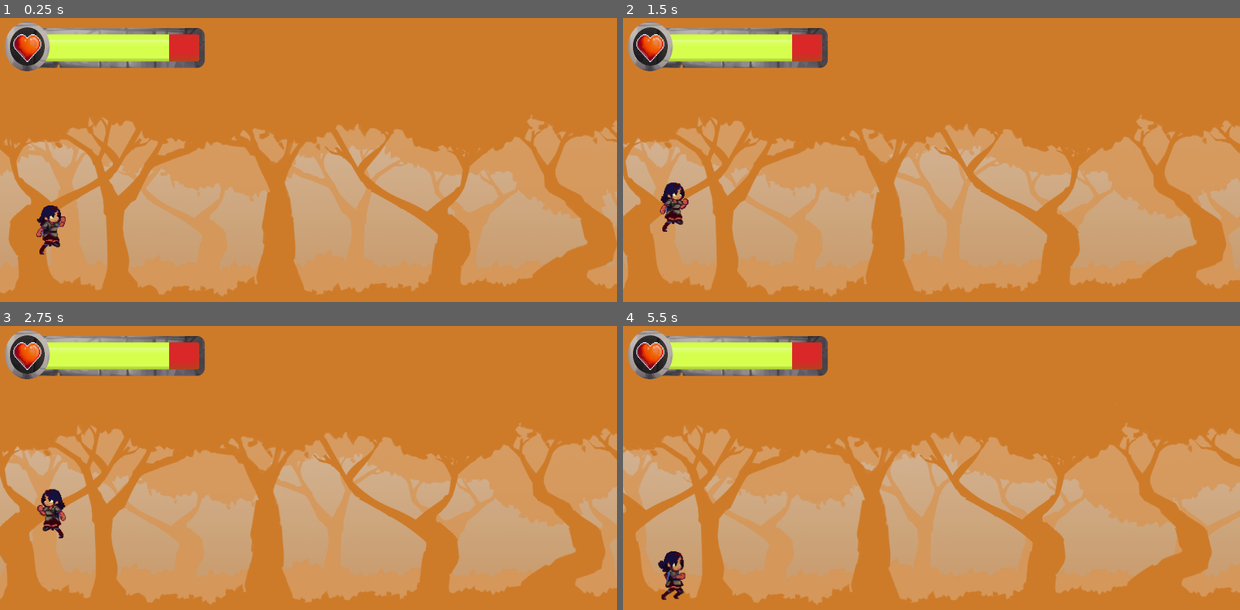
Above: before the commit, frames 1-4 (two rows, left to right).
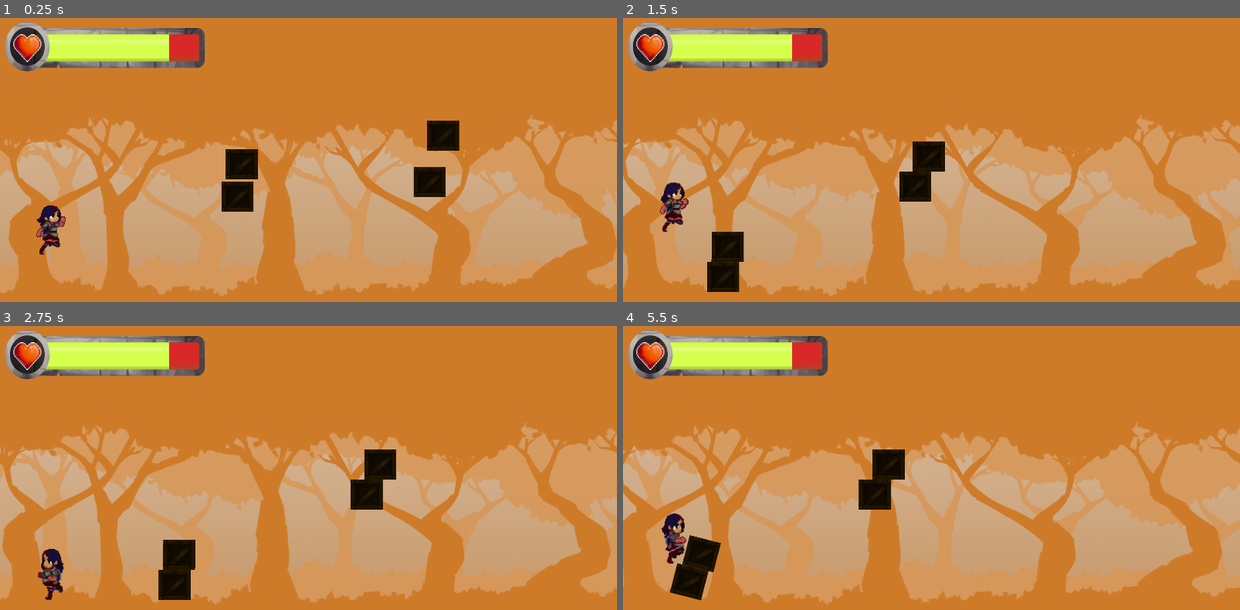
Above: after the commit, the same moments.

Repository: mocha4coding/GameOff2024
Game: Godot game, scene res://scenes/playground.tscn
Two runs of this game, one before a commit and one after it. Both use one fixed random seed, a clock stepped at 60 frames per second and the inputs below. The project has no main scene, so this scene is started directly.
Inputs:
- Up to frame 1 (0.25 s): no input
- Up to frame 2 (1.5 s): hold E (interact, bound only after the commit) 0.53-1.28 s; hold D (right) from 0.53 s (still down); tap Space (attack) at 0.6 s; tap W (jump) at 0.77, 1.07 s; tap E (interact, bound only after the commit) at 1.35 s
- Up to frame 3 (2.75 s): tap W (jump) at 1.52, 1.55, 1.82, 2.1 s; release D (right) at 2.03 s; hold A (left) from 2.03 s (still down); tap Space (attack) at 2.3 s
- Up to frame 4 (5.5 s): release A (left) at 2.78 s; hold D (right) 2.78-4.28 s; tap Space (attack) at 2.85, 4.35 s; tap W (jump) at 3.02, 3.32, 3.77, 3.8, 4.07, 4.52, 4.82 s; tap E (interact, bound only after the commit) at 3.05 s; hold E (interact, bound only after the commit) 3.53-4.28 s; hold A (left) 4.28-5.03 s; hold D (right) from 5.03 s (still down); hold E (interact, bound only after the commit) from 5.03 s (still down)

The runs differ from the first frame. In frame 1, 2.2% of the frame differs, in the area x 35-75%, y 36-69%; in frame 2, 2.2%; in frame 3, 16%; in frame 4, 21%, in the area x 0-100%, y 33-99%.

Commit message:
Added animatable door, crate boxes

Diff:
--- a/project/gameoff2024/project.godot
+++ b/project/gameoff2024/project.godot
@@ -44,6 +44,11 @@
 "events": [Object(InputEventKey,"resource_local_to_scene":false,"resource_name":"","device":-1,"window_id":0,"alt_press …(191 unchanged characters)…
 ]
 }
+interact={
+"deadzone": 0.5,
+"events": [Object(InputEventKey,"resource_local_to_scene":false,"resource_name":"","device":-1,"window_id":0,"alt_pressed":false,"shift_pressed":false,"ctrl_pressed":false,"meta_pressed":false,"pressed":false,"keycode":0,"physical_keycode":69,"key_label":0,"unicode":101,"location":0,"echo":false,"script":null)
+]
+}
 
 [rendering]
 
--- /dev/null
+++ b/project/gameoff2024/scenes/animatable_door.tscn
@@ -0,0 +1,63 @@
+[gd_scene load_steps=8 format=3 uid="uid://xt050ibvxkdi"]
+
+[ext_resource type="Texture2D" uid="uid://chxwrgjf66m4b" path="res://assets/decorations/DoorWithoutGate.png" id="1_3d4vi"]
+[ext_resource type="Script" path="res://scripts/animatable_door.gd" id="1_c58ms"]
+[ext_resource type="Texture2D" uid="uid://csrvn2w124ubl" path="res://assets/decorations/DoorGate.png" id="2_q1yy7"]
+[ext_resource type="Texture2D" uid="uid://dc7ut74cmg72k" path="res://assets/decorations/DoorFrame.png" id="3_tee7b"]
+
+[sub_resource type="Animation" id="Animation_2vb3k"]
+length = 0.001
+tracks/0/type = "value"
+tracks/0/imported = false
+tracks/0/enabled = true
+tracks/0/path = NodePath("GateMoveable:position")
+tracks/0/interp = 1
+tracks/0/loop_wrap = true
+tracks/0/keys = {
+"times": PackedFloat32Array(0),
+"transitions": PackedFloat32Array(1),
+"update": 0,
+"values": [Vector2(0, 0)]
+}
+
+[sub_resource type="Animation" id="Animation_qcmoc"]
+resource_name = "liftGate"
+length = 2.0
+loop_mode = 2
+tracks/0/type = "value"
+tracks/0/imported = false
+tracks/0/enabled = true
+tracks/0/path = NodePath("GateMoveable:position")
+tracks/0/interp = 1
+tracks/0/loop_wrap = true
+tracks/0/keys = {
+"times": PackedFloat32Array(0, 2),
+"transitions": PackedFloat32Array(1, 1),
+"update": 0,
+"values": [Vector2(0, 0), Vector2(0, -168)]
+}
+
+[sub_resource type="AnimationLibrary" id="AnimationLibrary_ij3ub"]
+_data = {
+"RESET": SubResource("Animation_2vb3k"),
+"liftGate": SubResource("Animation_qcmoc")
+}
+
+[node name="AnimatableDoor" type="Node2D"]
+script = ExtResource("1_c58ms")
+
+[node name="Door" type="Sprite2D" parent="."]
+texture = ExtResource("1_3d4vi")
+
+[node name="GateMoveable" type="Sprite2D" parent="."]
+z_as_relative = false
+texture = ExtResource("2_q1yy7")
+
+[node name="DoorFrame" type="Sprite2D" parent="."]
+z_index = 1
+texture = ExtResource("3_tee7b")
+
+[node name="AnimationPlayer" type="AnimationPlayer" parent="."]
+libraries = {
+"": SubResource("AnimationLibrary_ij3ub")
+}
--- /dev/null
+++ b/project/gameoff2024/scenes/box.tscn
@@ -0,0 +1,42 @@
+[gd_scene load_steps=7 format=3 uid="uid://bvj4yyx776uyu"]
+
+[ext_resource type="Texture2D" uid="uid://bbdin4d0ocvj0" path="res://assets/interactables/cube.png" id="1_0s0vx"]
+[ext_resource type="Script" path="res://scripts/box.gd" id="1_dppgj"]
+
+[sub_resource type="PhysicsMaterial" id="PhysicsMaterial_qhuel"]
+
+[sub_resource type="RectangleShape2D" id="RectangleShape2D_7ukpy"]
+size = Vector2(100, 94)
+
+[sub_resource type="RectangleShape2D" id="RectangleShape2D_dtjqv"]
+size = Vector2(128, 94)
+
+[sub_resource type="RectangleShape2D" id="RectangleShape2D_ne4gp"]
+size = Vector2(100, 117)
+
+[node name="Box" type="RigidBody2D"]
+physics_material_override = SubResource("PhysicsMaterial_qhuel")
+script = ExtResource("1_dppgj")
+
+[node name="Sprite2D" type="Sprite2D" parent="."]
+texture = ExtResource("1_0s0vx")
+
+[node name="CollisionShape2D" type="CollisionShape2D" parent="."]
+shape = SubResource("RectangleShape2D_7ukpy")
+
+[node name="playerDetector" type="Area2D" parent="."]
+
+[node name="CollisionShape2D" type="CollisionShape2D" parent="playerDetector"]
+shape = SubResource("RectangleShape2D_dtjqv")
+debug_color = Color(0.662852, 0.510289, 0.148882, 0.42)
+
+[node name="playerDetector2" type="Area2D" parent="."]
+
+[node name="CollisionShape2D" type="CollisionShape2D" parent="playerDetector2"]
+position = Vector2(0, -0.5)
+shape = SubResource("RectangleShape2D_ne4gp")
+
+[connection signal="body_entered" from="playerDetector" to="." method="_on_player_detector_body_entered"]
+[connection signal="body_exited" from="playerDetector" to="." method="_on_player_detector_body_exited"]
+[connection signal="body_entered" from="playerDetector2" to="." method="_on_player_detector_2_body_entered"]
+[connection signal="body_exited" from="playerDetector2" to="." method="_on_player_detector_2_body_exited"]
--- /dev/null
+++ b/project/gameoff2024/scenes/cube.tscn
@@ -0,0 +1,31 @@
+[gd_scene load_steps=5 format=3 uid="uid://bemw4rcxesjxq"]
+
+[ext_resource type="Texture2D" uid="uid://bbdin4d0ocvj0" path="res://assets/interactables/cube.png" id="1_ef2q8"]
+[ext_resource type="Script" path="res://scripts/cube.gd" id="1_nmlg7"]
+
+[sub_resource type="RectangleShape2D" id="RectangleShape2D_repv6"]
+size = Vector2(101, 93)
+
+[sub_resource type="RectangleShape2D" id="RectangleShape2D_4vtv5"]
+size = Vector2(156, 93)
+
+[node name="Cube" type="CharacterBody2D"]
+script = ExtResource("1_nmlg7")
+
+[node name="Sprite2D" type="Sprite2D" parent="."]
+texture = ExtResource("1_ef2q8")
+centered = false
+
+[node name="CollisionShape2D" type="CollisionShape2D" parent="."]
+position = Vector2(50.5, 47.5)
+shape = SubResource("RectangleShape2D_repv6")
+
+[node name="PlayerDetector" type="Area2D" parent="."]
+
+[node name="CollisionShape2D" type="CollisionShape2D" parent="PlayerDetector"]
+position = Vector2(53, 47.5)
+shape = SubResource("RectangleShape2D_4vtv5")
+debug_color = Color(0.693559, 0.494199, 0.110909, 0.42)
+
+[connection signal="body_entered" from="PlayerDetector" to="." method="_on_player_detector_body_entered"]
+[connection signal="body_exited" from="PlayerDetector" to="." method="_on_player_detector_body_exited"]
--- a/project/gameoff2024/scenes/level_1.tscn
+++ b/project/gameoff2024/scenes/level_1.tscn
@@ -14,10 +14,12 @@
 [ext_resource type="Texture2D" uid="uid://ciflncfovalt3" path="res://assets/decorations/spawnpointobstacle.png" id="12_y1nda"]
 [ext_resource type="Texture2D" uid="uid://bvbtqc1rmn2sx" path="res://assets/decorations/spawnPointPalaceGroundFloor.png" id="13_dloec"]
 [ext_resource type="Texture2D" uid="uid://blbdan3pjk4bl" path="res://assets/decorations/spawnPointPalaceGroundFloorWall.png" id="14_g0x1k"]
+[ext_resource type="PackedScene" uid="uid://xt050ibvxkdi" path="res://scenes/animatable_door.tscn" id="15_5sf47"]
 [ext_resource type="Texture2D" uid="uid://csqebe5ssiooe" path="res://assets/decorations/spawnPointPalaceFirstFloor.png" id="15_i38l8"]
 [ext_resource type="Texture2D" uid="uid://dg484bt8pe3d" path="res://assets/decorations/SpawnPointPalaceFirstFloorWall.png" id="16_jug4b"]
 [ext_resource type="Texture2D" uid="uid://365ykemae4ri" path="res://assets/decorations/SpawnPointPalaceFirstFloor_roof.png" id="17_aov13"]
 [ext_resource type="PackedScene" uid="uid://b7c6uw6fb6kg" path="res://scenes/chandelier.tscn" id="18_nhipb"]
+[ext_resource type="PackedScene" uid="uid://bvj4yyx776uyu" path="res://scenes/box.tscn" id="20_ittnv"]
 
 [sub_resource type="CircleShape2D" id="CircleShape2D_mraxs"]
 radius = 325.73
@@ -73,7 +75,7 @@
 position = Vector2(116, 45)
 
 [node name="PlayerDamageZone" parent="." instance=ExtResource("7_vypnl")]
-position = Vector2(1798, 535)
+position = Vector2(3662, 910)
 
 [node name="CollisionShape2D" type="CollisionShape2D" parent="PlayerDamageZone"]
 position = Vector2(322, -14)
@@ -177,7 +179,7 @@
 polygon = PackedVector2Array(1681, 898, 2005, 724, 2005, 682, 3644, 682, 3641, 1033, 1672, 997)
 
 [node name="SpawnPointPalaceGroundFloorWall" type="Node2D" parent="LevelDecorations"]
-z_index = -1
+z_index = -3
 
 [node name="Sprite2D" type="Sprite2D" parent="LevelDecorations/SpawnPointPalaceGroundFloorWall"]
 position = Vector2(2837, 542)
@@ -188,6 +190,9 @@
 [node name="CollisionPolygon2D" type="CollisionPolygon2D" parent="LevelDecorations/SpawnPointPalaceGroundFloorWall/StaticBody2D"]
 polygon = PackedVector2Array(3616, 424, 3649, 422, 3648, 684, 3612, 684)
 
+[node name="AnimatableDoor" parent="LevelDecorations/SpawnPointPalaceGroundFloorWall" instance=ExtResource("15_5sf47")]
+position = Vector2(3509, 565)
+
 [node name="SpawnPointPalaceFirstFloor_floor" type="Node2D" parent="LevelDecorations"]
 position = Vector2(-33, 1)
 
@@ -206,6 +211,7 @@
 polygon = PackedVector2Array(3648, 352, 3926, 347, 3924, 418, 3648, 421)
 
 [node name="SpawnPointPalaceFirstFloor_wall" type="Node2D" parent="LevelDecorations"]
+z_index = -1
 
 [node name="Sprite2D" type="Sprite2D" parent="LevelDecorations/SpawnPointPalaceFirstFloor_wall"]
 z_index = -2
@@ -246,3 +252,9 @@
 [node name="AnimatedSprite2D4" parent="LevelDecorations/Chandelier" instance=ExtResource("18_nhipb")]
 z_index = -1
 position = Vector2(2970, 471)
+
+[node name="Box" parent="." instance=ExtResource("20_ittnv")]
+position = Vector2(2048, 632)
+
+[node name="Box2" parent="." instance=ExtResource("20_ittnv")]
+position = Vector2(2075, 512)
--- a/project/gameoff2024/scenes/player.tscn
+++ b/project/gameoff2024/scenes/player.tscn
@@ -1,9 +1,10 @@
-[gd_scene load_steps=25 format=3 uid="uid://devkms374nn81"]
+[gd_scene load_steps=36 format=3 uid="uid://devkms374nn81"]
 
 [ext_resource type="Texture2D" uid="uid://duontlnl0xwhq" path="res://assets/player/walk.png" id="1_6geto"]
 [ext_resource type="Script" path="res://scripts/player.gd" id="1_7tms0"]
 [ext_resource type="Texture2D" uid="uid://dxk4651u62nv" path="res://assets/player/idle.png" id="2_jc16p"]
 [ext_resource type="Texture2D" uid="uid://cxpcx0p7u1sx6" path="res://assets/player/jump.png" id="3_xa4u2"]
+[ext_resource type="Texture2D" uid="uid://pciospdhjkdw" path="res://assets/player/push.png" id="4_lpifg"]
 
 [sub_resource type="CapsuleShape2D" id="CapsuleShape2D_7txes"]
 radius = 32.0
@@ -49,6 +50,46 @@
 atlas = ExtResource("3_xa4u2")
 region = Rect2(1235, 0, 247, 158)
 
+[sub_resource type="AtlasTexture" id="AtlasTexture_w7u0m"]
+atlas = ExtResource("4_lpifg")
+region = Rect2(988, 0, 247, 158)
+
+[sub_resource type="AtlasTexture" id="AtlasTexture_5v6ue"]
+atlas = ExtResource("4_lpifg")
+region = Rect2(741, 0, 247, 158)
+
+[sub_resource type="AtlasTexture" id="AtlasTexture_f8duo"]
+atlas = ExtResource("4_lpifg")
+region = Rect2(494, 0, 247, 158)
+
+[sub_resource type="AtlasTexture" id="AtlasTexture_cyurl"]
+atlas = ExtResource("4_lpifg")
+region = Rect2(247, 0, 247, 158)
+
+[sub_resource type="AtlasTexture" id="AtlasTexture_3cn2a"]
+atlas = ExtResource("4_lpifg")
+region = Rect2(0, 0, 247, 158)
+
+[sub_resource type="AtlasTexture" id="AtlasTexture_apy5s"]
+atlas = ExtResource("4_lpifg")
+region = Rect2(0, 0, 247, 158)
+
+[sub_resource type="AtlasTexture" id="AtlasTexture_d7uha"]
+atlas = ExtResource("4_lpifg")
+region = Rect2(247, 0, 247, 158)
+
+[sub_resource type="AtlasTexture" id="AtlasTexture_rw28b"]
+atlas = ExtResource("4_lpifg")
+region = Rect2(494, 0, 247, 158)
+
+[sub_resource type="AtlasTexture" id="AtlasTexture_7bhiw"]
+atlas = ExtResource("4_lpifg")
+region = Rect2(741, 0, 247, 158)
+
+[sub_resource type="AtlasTexture" id="AtlasTexture_x3cw0"]
+atlas = ExtResource("4_lpifg")
+region = Rect2(988, 0, 247, 158)
+
 [sub_resource type="AtlasTexture" id="AtlasTexture_6vjd0"]
 atlas = ExtResource("1_6geto")
 region = Rect2(0, 0, 247, 158)
@@ -117,6 +158,46 @@
 }],
 "loop": true,
 "name": &"jump",
+"speed": 5.0
+}, {
+"frames": [{
+"duration": 1.0,
+"texture": SubResource("AtlasTexture_w7u0m")
+}, {
+"duration": 1.0,
+"texture": SubResource("AtlasTexture_5v6ue")
+}, {
+"duration": 1.0,
+"texture": SubResource("AtlasTexture_f8duo")
+}, {
+"duration": 1.0,
+"texture": SubResource("AtlasTexture_cyurl")
+}, {
+"duration": 1.0,
+"texture": SubResource("AtlasTexture_3cn2a")
+}],
+"loop": true,
+"name": &"pull",
+"speed": 5.0
+}, {
+"frames": [{
+"duration": 1.0,
+"texture": SubResource("AtlasTexture_apy5s")
+}, {
+"duration": 1.0,
+"texture": SubResource("AtlasTexture_d7uha")
+}, {
+"duration": 1.0,
+"texture": SubResource("AtlasTexture_rw28b")
+}, {
+"duration": 1.0,
+"texture": SubResource("AtlasTexture_7bhiw")
+}, {
+"duration": 1.0,
+"texture": SubResource("AtlasTexture_x3cw0")
+}],
+"loop": true,
+"name": &"push",
 "speed": 5.0
 }, {
 "frames": [{
@@ -158,7 +239,8 @@
 
 [node name="AnimatedSprite2D" type="AnimatedSprite2D" parent="."]
 sprite_frames = SubResource("SpriteFrames_i04jy")
-animation = &"jump"
+animation = &"pull"
+frame_progress = 0.0604743
 
 [node name="HitArea" type="Area2D" parent="."]
 
--- a/project/gameoff2024/scenes/playground.tscn
+++ b/project/gameoff2024/scenes/playground.tscn
@@ -7,6 +7,8 @@
 [ext_resource type="Texture2D" uid="uid://btx1bmu3o53c8" path="res://assets/parallax/Layer 0.png" id="5_jvji4"]
 [ext_resource type="PackedScene" uid="uid://2maeoqd05oi6" path="res://scenes/player_health_bar.tscn" id="6_8w7ww"]
 [ext_resource type="PackedScene" uid="uid://j24tbbn6nn3a" path="res://scenes/player_damage_zone.tscn" id="7_frha6"]
+[ext_resource type="PackedScene" uid="uid://bemw4rcxesjxq" path="res://scenes/cube.tscn" id="8_kkon1"]
+[ext_resource type="PackedScene" uid="uid://bvj4yyx776uyu" path="res://scenes/box.tscn" id="9_dhwax"]
 
 [sub_resource type="RectangleShape2D" id="RectangleShape2D_klt5n"]
 size = Vector2(30747, 222)
@@ -23,6 +25,12 @@
 [node name="CollisionShape2D" type="CollisionShape2D" parent="floor"]
 position = Vector2(-1293.5, 768)
 shape = SubResource("RectangleShape2D_klt5n")
+
+[node name="floor2" type="StaticBody2D" parent="."]
+position = Vector2(1335, 197)
+
+[node name="CollisionPolygon2D" type="CollisionPolygon2D" parent="floor2"]
+polygon = PackedVector2Array(-383, 652, 17, 374, 343, 378, 349, 656)
 
 [node name="Player" parent="." node_paths=PackedStringArray("healthBar") instance=ExtResource("1_w8hhe")]
 position = Vector2(275, 632)
@@ -73,3 +81,16 @@
 position = Vector2(322, -14)
 shape = SubResource("CircleShape2D_r4bky")
 debug_color = Color(0.925022, 0.203444, 0.465446, 0.42)
+
+[node name="Cube" parent="." instance=ExtResource("8_kkon1")]
+position = Vector2(1402, 432)
+
+[node name="Cube2" parent="." instance=ExtResource("8_kkon1")]
+position = Vector2(1444, 287)
+
+[node name="Box" parent="." instance=ExtResource("9_dhwax")]
+position = Vector2(854, 529)
+
+[node name="Box2" parent="." instance=ExtResource("9_dhwax")]
+position = Vector2(868, 427)
+mass = 3.0
--- /dev/null
+++ b/project/gameoff2024/scripts/animatable_door.gd
@@ -0,0 +1,19 @@
+extends Node2D
+
+@onready var animation_player: AnimationPlayer = $AnimationPlayer
+@onready var gate_moveable: Sprite2D = $GateMoveable
+
+
+var isKeyPresent: bool = true
+var isGateOpen: bool = false
+# Called when the node enters the scene tree for the first time.
+func _ready() -> void:
+	pass # Replace with function body.
+
+
+# Called every frame. 'delta' is the elapsed time since the previous frame.
+func _process(delta: float) -> void:
+	if isKeyPresent:
+		if !isGateOpen:
+			animation_player.play("liftGate")
+			isGateOpen = true
--- /dev/null
+++ b/project/gameoff2024/scripts/box.gd
@@ -0,0 +1,46 @@
+extends RigidBody2D
+
+var player: Player
+# Called when the node enters the scene tree for the first time.
+func _ready() -> void:
+	pass # Replace with function body.
+
+
+# Called every frame. 'delta' is the elapsed time since the previous frame.
+func _process(delta: float) -> void:
+	if player!= null:
+		if Input.is_action_pressed("interact"):
+			print("E is pressed")
+			var force = player.playerHorizontalDirectionVector.normalized() * 40
+			player.speed = (player.speed)/3
+			print("Force applied ", force )
+			apply_central_impulse(force)
+
+
+func _on_player_detector_body_entered(body: Node2D) -> void:
+	if body is Player:
+		player = body
+		print("Box has detected player")
+
+
+func _on_player_detector_body_exited(body: Node2D) -> void:
+	if body is Player:
+		handlePlayerLeaving()
+
+
+func _on_player_detector_2_body_entered(body: Node2D) -> void:
+	if body is Player:
+		player = body
+		print("Box has detected player")
+
+
+func _on_player_detector_2_body_exited(body: Node2D) -> void:
+	if body is Player:
+		handlePlayerLeaving()
+
+
+func handlePlayerLeaving():
+	if player != null:
+		player.speed = player.MAX_SPEED
+		player = null
+		print("Player has left the box")
--- /dev/null
+++ b/project/gameoff2024/scripts/cube.gd
@@ -0,0 +1,56 @@
+extends CharacterBody2D
+
+var player: Player = null
+var cubeDirection: int = 0
+var isCubeAttached: bool = false
+# Called when the node enters the scene tree for the first time.
+func _ready() -> void:
+	pass # Replace with function body.
+
+
+# Called every frame. 'delta' is the elapsed time since the previous frame.
+func _process(delta: float) -> void:
+	# Add the gravity.
+	if not is_on_floor():
+		velocity += get_gravity() * delta
+
+
+	if player!= null:
+		if Input.is_action_just_pressed("interact") and is_on_floor():
+			isCubeAttached = !isCubeAttached
+		#if is_on_floor():
+			#if Input.is_action_pressed("interact"):
+				#isCubeAttached = true
+			#elif Input.is_action_just_released("interact"):
+				#isCubeAttached = false
+	#print("Is Cube attached ", isCubeAttached)
+	handleCubeHorizontalMotion()
+	move_and_slide()
+
+
+
+func handleCubeHorizontalMotion() -> void:
+	if player != null:
+		cubeDirection = player.playerDirection
+	else:
+		cubeDirection = 0
+
+	#print("Is Cube attached ", isCubeAttached)
+	if isCubeAttached:
+		velocity.x = cubeDirection * player.SPEED
+	else:
+		velocity.x = 0
+	#print(velocity.x)
+
+
+func _on_player_detector_body_entered(body: Node2D) -> void:
+	if body is Player:
+		player = body
+		#print("Cube detected plaer")
+
+func _on_player_detector_body_exited(body: Node2D) -> void:
+	if body is Player:
+		player = null
+		#print("Player left cube")
+		cubeDirection = 0
+		isCubeAttached = false
--- a/project/gameoff2024/scripts/player.gd
+++ b/project/gameoff2024/scripts/player.gd
@@ -1,7 +1,8 @@
 extends CharacterBody2D
 
 class_name Player
-const SPEED = 450.0
+const MAX_SPEED = 450.0
+var speed = MAX_SPEED
 const JUMP_VELOCITY = -600.0
 @onready var animated_sprite_2d: AnimatedSprite2D = $AnimatedSprite2D
 const MAX_HEALTH = 100
@@ -11,12 +12,15 @@
 	idle,
 	walk,
 	jump,
-	attack
+	attack,
+	push,
+	pull
 }
 
 var currentHealth: float = MAX_HEALTH - 20
 var playerMotionMode: int = playerMotionStates.idle
 var playerDirection: int = 0
+var playerHorizontalDirectionVector: Vector2 = Vector2.ZERO
 
 func _physics_process(delta: float) -> void:
 
@@ -25,6 +29,8 @@
 	if not is_on_floor():
 		velocity += get_gravity() * delta
 
+	var input_direction =  Vector2(Input.get_axis("left", "right"), 0).normalized()
+	playerHorizontalDirectionVector = input_direction
 	handleVerticalMotion()
 	handleHorizontalMotion()
 	handlePlayerAnimationSprite()
@@ -47,11 +53,11 @@
 	# As good practice, you should replace UI actions with custom gameplay actions.
 	playerDirection = Input.get_axis("left", "right")
 	if playerDirection:
-		velocity.x = playerDirection * SPEED
+		velocity.x = playerDirection * speed
 		if playerMotionMode != playerMotionStates.jump:
 			playerMotionMode = playerMotionStates.walk
 	else:
-		velocity.x = move_toward(velocity.x, 0, SPEED)
+		velocity.x = move_toward(velocity.x, 0, speed)
 		if playerMotionMode != playerMotionStates.jump:
 			playerMotionMode = playerMotionStates.idle
 
@@ -64,6 +70,10 @@
 		animated_sprite_2d.play("jump")
 	elif playerMotionMode == playerMotionStates.attack:
 		animated_sprite_2d.play("attack")
+	elif playerMotionMode == playerMotionStates.push:
+		animated_sprite_2d.play("push")
+	elif playerMotionMode == playerMotionStates.pull:
+		animated_sprite_2d.play("pull")
 	else:
 		animated_sprite_2d.play("idle")
 
Binary file added: project/gameoff2024/assets/decorations/DoorFrame.png
Not shown, added: project/gameoff2024/assets/decorations/DoorFrame.png.import
Binary file added: project/gameoff2024/assets/decorations/DoorGate.png
Not shown, added: project/gameoff2024/assets/decorations/DoorGate.png.import
Binary file added: project/gameoff2024/assets/decorations/DoorWithoutGate.png
Not shown, added: project/gameoff2024/assets/decorations/DoorWithoutGate.png.import
Binary file added: project/gameoff2024/assets/interactables/cube.png
Not shown, added: project/gameoff2024/assets/interactables/cube.png.import
Binary file added: project/gameoff2024/assets/player/push.png
Not shown, added: project/gameoff2024/assets/player/push.png.import
Not shown: 1 places in project/gameoff2024/scenes/level_1.tscn that only renumber resources
Not shown: 1 places in project/gameoff2024/scenes/playground.tscn that only renumber resources
